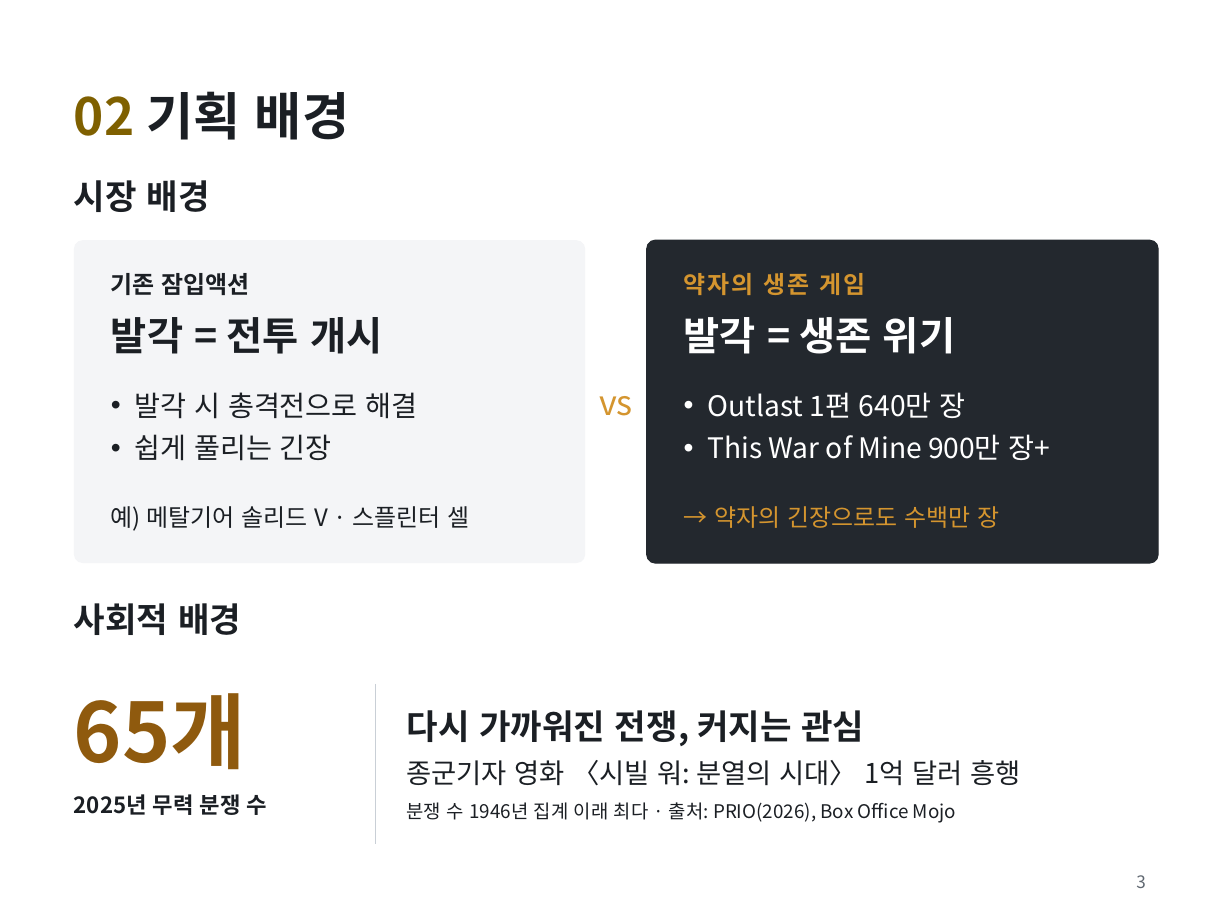
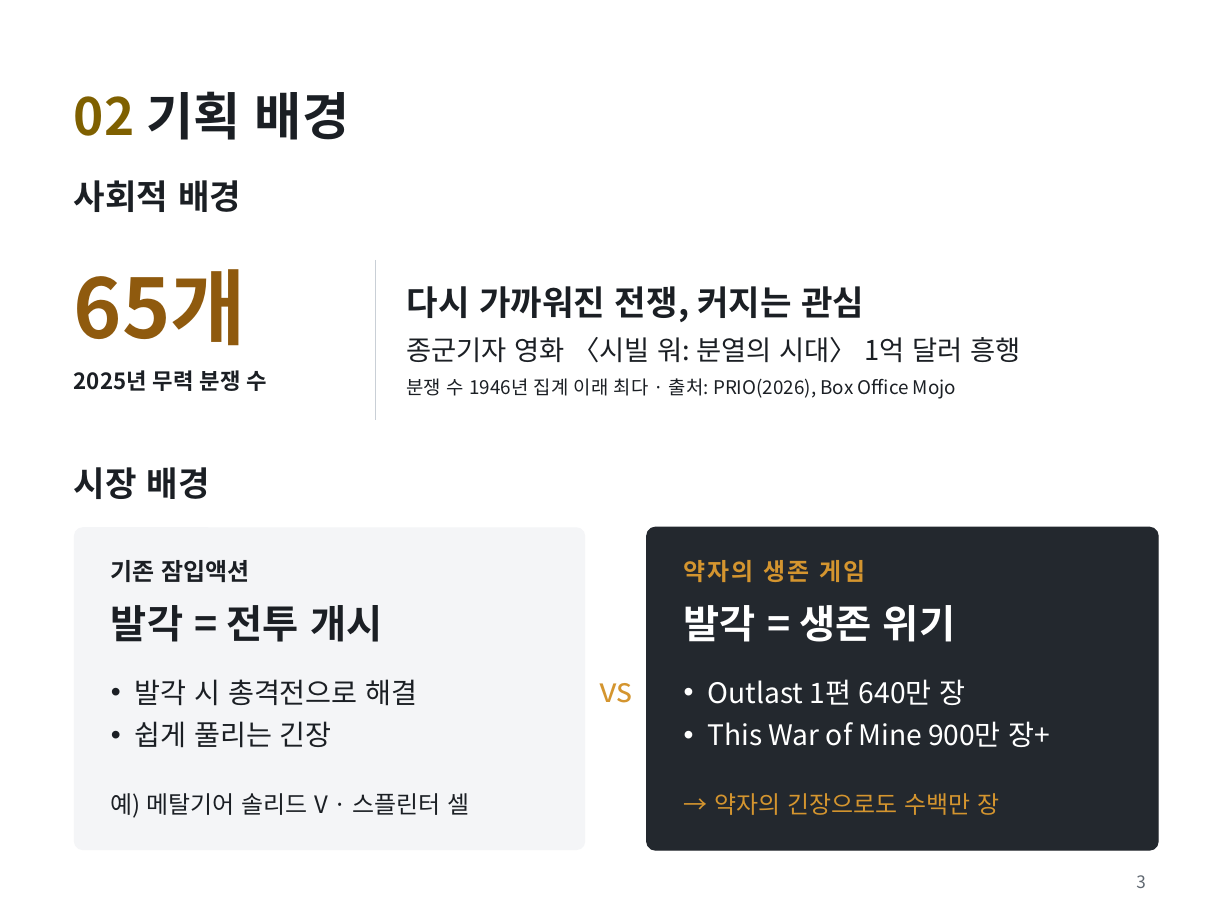
Before and after one commit to golgold/unitybasic, a slide deck: slide 3 of 기획/김민우_게임_FRAME UNDER FIRE.pptx. Drawn at 1232x924 pixels with LibreOffice and Linux fonts; fonts in the diff are those of the drawing. Boxes give left, top, right and bottom in pixels: in the first picture for what was removed or moved away, otherwise in the second. Text is boxed around its words. In the diff, an @@ line names an element or a change of style, - is before the commit and + after.

```diff
--- a/기획/김민우_게임_FRAME UNDER FIRE.pptx
+++ b/기획/김민우_게임_FRAME UNDER FIRE.pptx
@@ 4 texts, 1 line: place and size @@
-4 texts, 1 line at [74, 603, 1021, 844]
+4 texts, 1 line at [74, 180, 1021, 420]
@@ 10 texts, 2 rounded rectangles: place and size @@
-10 texts, 2 rounded rectangles at [74, 180, 1158, 563]
+10 texts, 2 rounded rectangles at [74, 467, 1158, 850]
```
Also in this commit, not shown: 2 other files.
